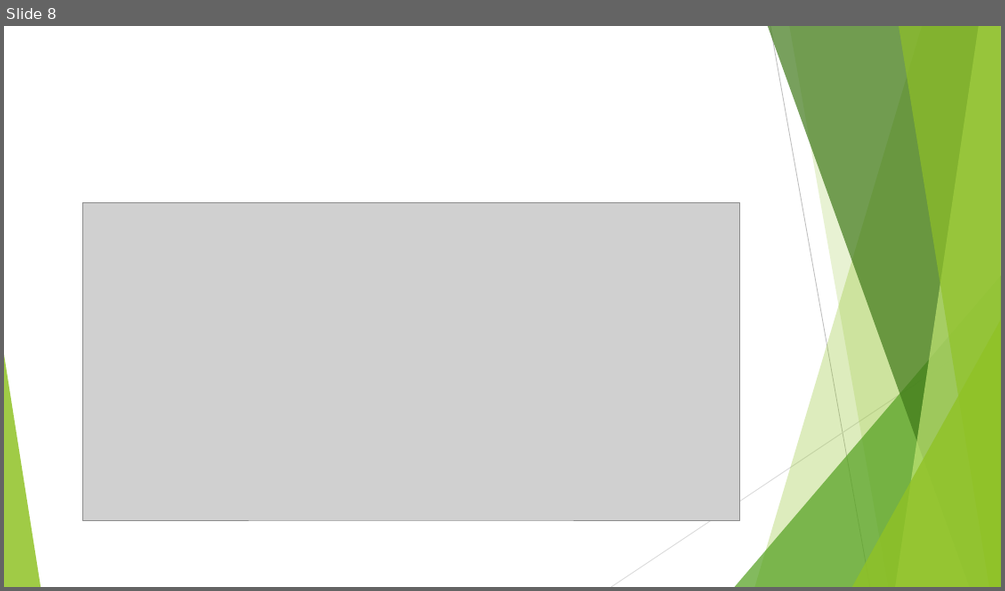
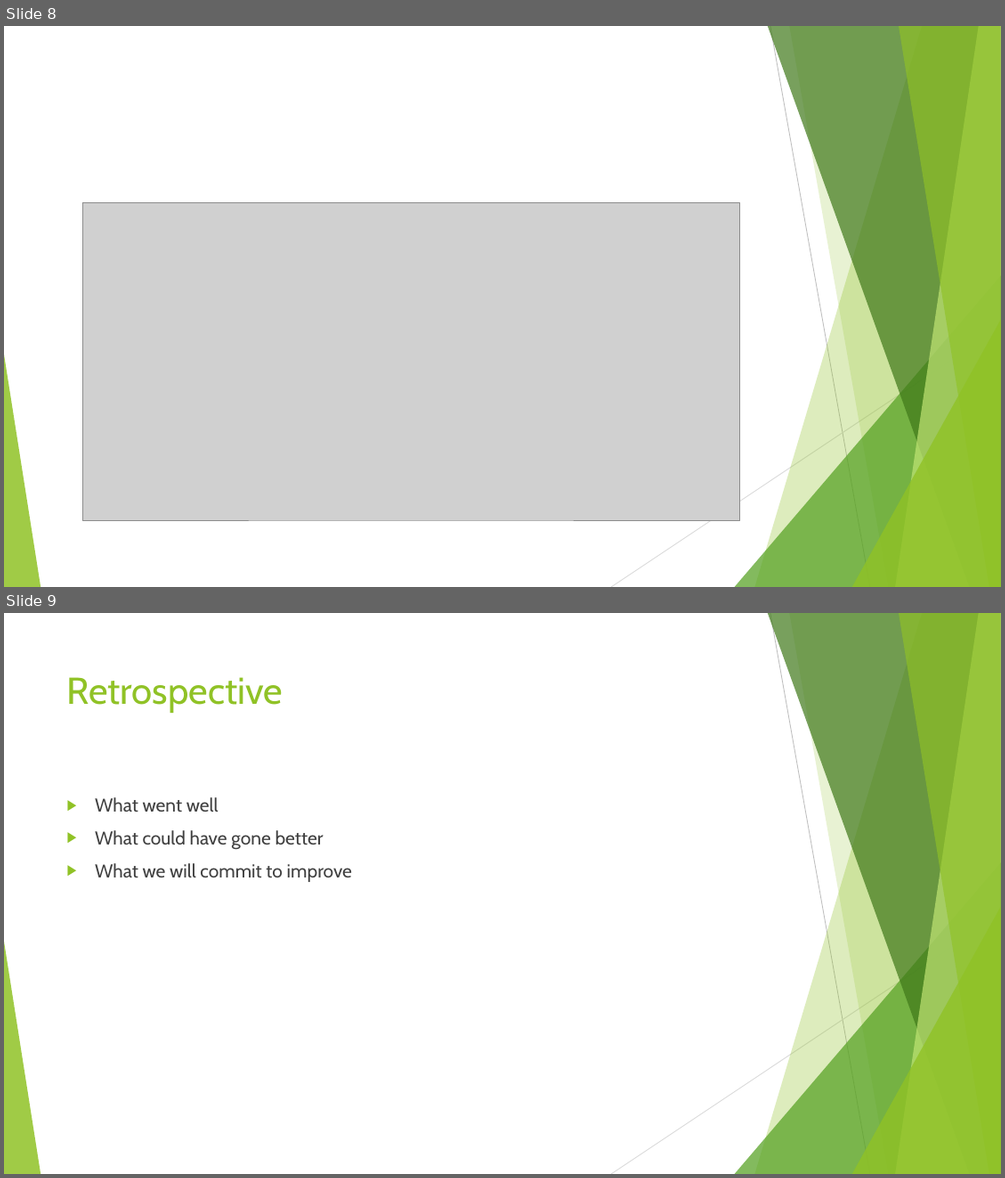
Before and after one commit to MckinstryJ/CS3250, a slide deck: Sprint 2.pptx. Shown one above the other, each under a label of ours: slide 8 before the commit, slides 8 and 9 after it. The pictures are 1005x591 and 1005x1178 pixels, drawn with LibreOffice and Linux fonts; fonts in the diff are those of the drawing; grey boxes stand for pictures. Boxes give left, top, right and bottom in pixels: in the first picture for what was removed or moved away, otherwise in the second. Text is boxed around its words. In the diff, an @@ line names an element or a change of style, - is before the commit and + after.

Commit message:
Add files via upload
Revised Slide for ppt

```diff
--- a/Sprint 2.pptx
+++ b/Sprint 2.pptx
@@ slide 9 added at (x1=4, y1=613, x2=1001, y2=1174), background #FFFFFF; not listed: 10 template elements that a slide beside it also shows @@
@@ title added at (x1=67, y1=677, x2=283, y2=713), 36 pt, text #90C226 @@
+Retrospective
@@ text added at (x1=95, y1=797, x2=352, y2=882), 18 pt, text #404040 @@
+▶ What went well
+▶ What could have gone better
+▶ What we will commit to improve
```
